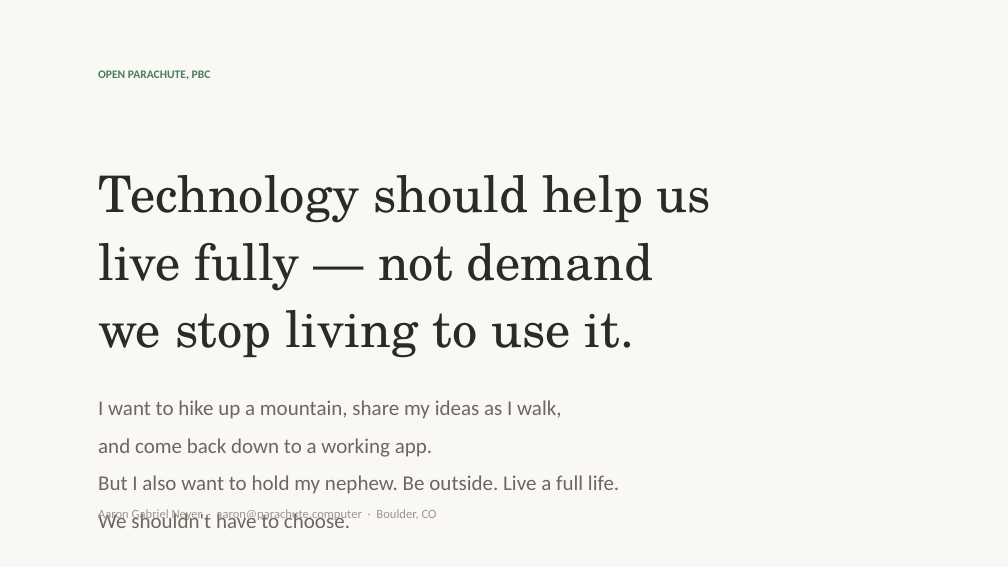
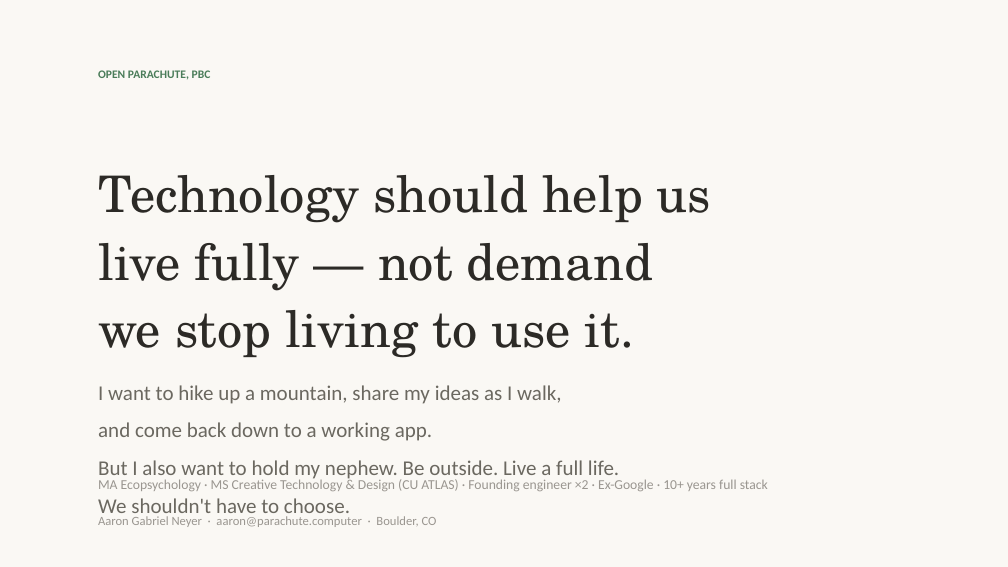
Before and after one commit to OpenParachutePBC/parachute-computer, a slide deck: slide 1 of nvc-pitch-deck.pptx. Drawn at 1008x567 pixels with LibreOffice and Linux fonts; fonts in the diff are those of the drawing. Boxes give left, top, right and bottom in pixels: in the first picture for what was removed or moved away, otherwise in the second. Text is boxed around its words. In the diff, an @@ line names an element or a change of style, - is before the commit and + after.

```diff
--- a/nvc-pitch-deck.pptx
+++ b/nvc-pitch-deck.pptx
@@ text "I want to hike up ..." rewrapped from (98, 400, 619, 528) to (98, 385, 619, 520) @@
@@ text added at (98, 477, 768, 491), 13 pt, text #9A9690 @@
+MA Ecopsychology · MS Creative Technology & Design (CU ATLAS) · Founding engineer ×2 · Ex-Google · 10+ years full stack
@@ text "Aaron Gabriel Neyer · aaron@parachute.computer ...": place and size @@
-text "Aaron Gabriel Neyer · aaron@parachute.computer ..." at (98, 509, 437, 521)
+text "Aaron Gabriel Neyer · aaron@parachute.computer ..." at (98, 516, 437, 527)
```
Also in this commit, not shown: 1 other slide changed, 4 other files.
